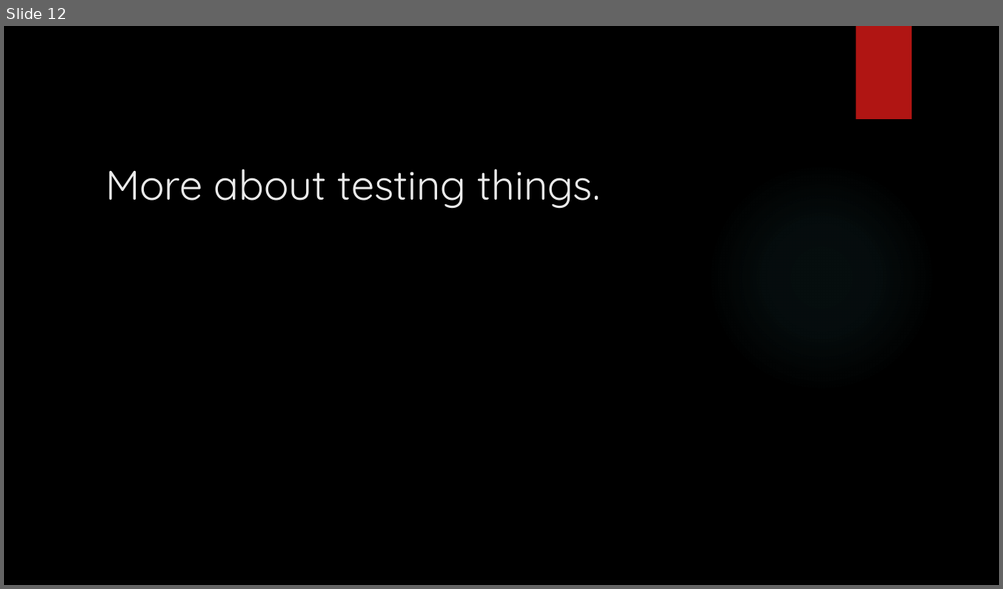
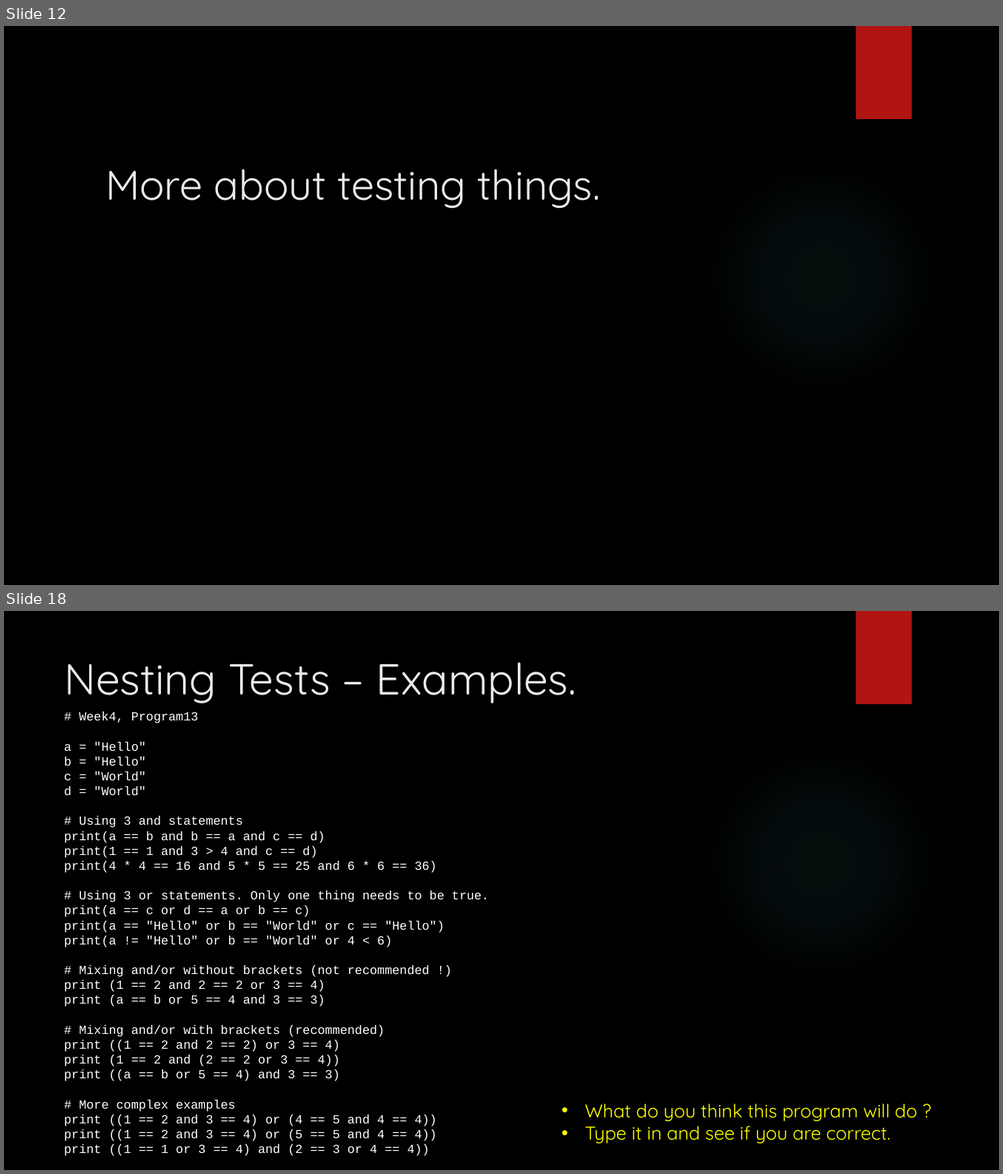
Before and after one commit to davidgroves/DGM_Tutorials, a slide deck: week4/week4.pptx. Shown one above the other, each under a label of ours: slide 12 before the commit, slides 12 and 18 after it; the slides between them are not shown. The pictures are 1003x589 and 1003x1174 pixels, drawn with LibreOffice and Linux fonts; fonts in the diff are those of the drawing; background and template pictures are left out. Boxes give left, top, right and bottom in pixels: in the first picture for what was removed or moved away, otherwise in the second. Text is boxed around its words. In the diff, an @@ line names an element or a change of style, - is before the commit and + after.

Commit message:
Week 4 Draft Finished.

```diff
--- a/week4/week4.pptx
+++ b/week4/week4.pptx
@@ slide 18 added at box(4, 611, 999, 1170), background picture (left out); not listed: 2 template elements that a slide beside it also shows @@
@@ title added at box(64, 662, 576, 703), 42 pt, text #EBEBEB @@
+Nesting Tests – Examples.
@@ text added at box(64, 712, 489, 1156), 12 pt, text #FFFFFF @@
+# Week4, Program13
+a = "Hello"
+b = "Hello"
+c = "World"
+d = "World"
+# Using 3 and statements
+print(a == b and b == a and c == d)
+print(1 == 1 and 3 > 4 and c == d)
+print(4 * 4 == 16 and 5 * 5 == 25 and 6 * 6 == 36)
+# Using 3 or statements. Only one thing needs to be true.
+print(a == c or d == a or b == c)
+print(a == "Hello" or b == "World" or c == "Hello")
+print(a != "Hello" or b == "World" or 4 < 6)
+# Mixing and/or without brackets (not recommended !)
+print (1 == 2 and 2 == 2 or 3 == 4)
+print (a == b or 5 == 4 and 3 == 3)
+# Mixing and/or with brackets (recommended)
+print ((1 == 2 and 2 == 2) or 3 == 4)
+print (1 == 2 and (2 == 2 or 3 == 4))
+print ((a == b or 5 == 4) and 3 == 3)
+# More complex examples
+print ((1 == 2 and 3 == 4) or (4 == 5 and 4 == 4))
+print ((1 == 2 and 3 == 4) or (5 == 5 and 4 == 4))
+print ((1 == 1 or 3 == 4) and (2 == 3 or 4 == 4))
@@ text added at box(585, 1104, 916, 1144), 18 pt, text #FFFF00 @@
+• What do you think this program will do ?
+• Type it in and see if you are correct.
```
Also in this commit, not shown: 1 slide changed, 9 other slides added, 6 other files.
